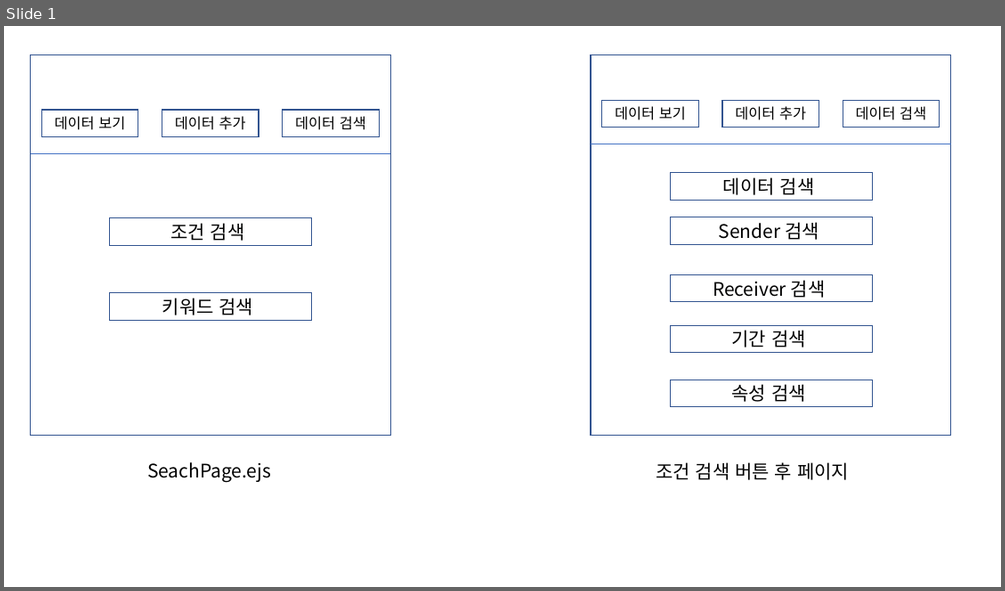
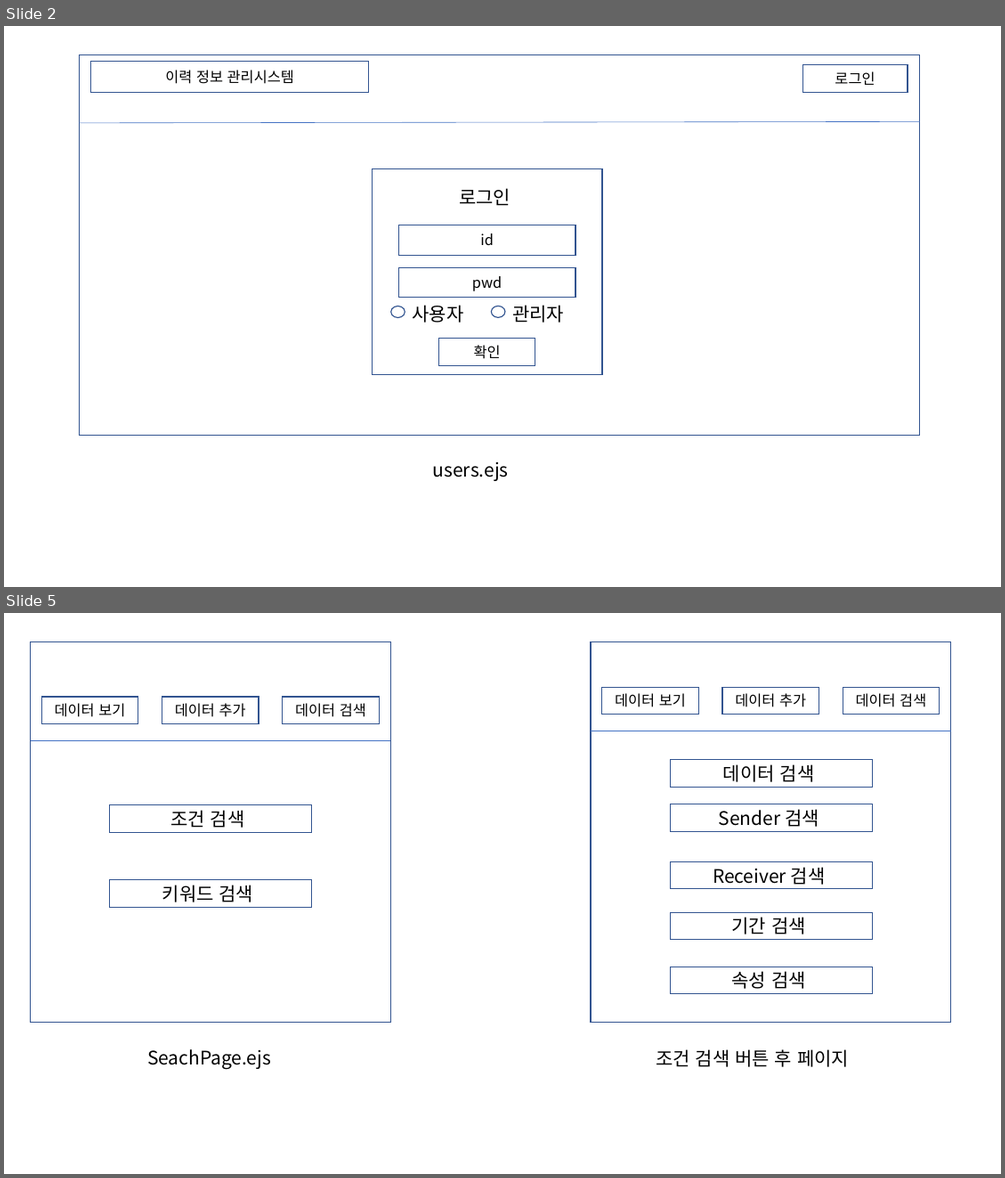
Before and after one commit to YYuJeong/Provenance-Data-Management-System, a slide deck: UI도안.pptx. Shown one above the other, each under a label of ours: slide 1 before the commit, slides 2 and 5 after it; the slides between them are not shown. The pictures are 1005x591 and 1005x1178 pixels, drawn with LibreOffice and Linux fonts; fonts in the diff are those of the drawing. Boxes give left, top, right and bottom in pixels: in the first picture for what was removed or moved away, otherwise in the second. Text is boxed around its words. In the diff, an @@ line names an element or a change of style, - is before the commit and + after.

Commit message:
- UI  로그인 부분 추가

```diff
--- a/UI도안.pptx
+++ b/UI도안.pptx
@@ slide 2 added at box(4, 26, 1001, 587), background #FFFFFF @@
@@ rectangle added at box(79, 55, 920, 435), outline #325491 1 pt @@
@@ rectangle added at box(91, 61, 369, 93), outline #325491 1 pt, 14 pt, text #000000 @@
+이력 정보 관리시스템
@@ rectangle added at box(802, 65, 907, 93), outline #325491 1 pt, 14 pt, text #000000 @@
+로그인
@@ line added from (79, 123) to (920, 122), #4472C4 0.5 pt @@
@@ rectangle added at box(372, 168, 602, 375), outline #325491 1 pt @@
@@ text added at box(459, 188, 510, 206), 18 pt, text #000000 @@
+로그인
@@ rectangle added at box(399, 224, 576, 255), outline #325491 1 pt, 14 pt, text #000000 @@
+id
@@ rectangle added at box(399, 267, 576, 297), outline #325491 1 pt, 14 pt, text #000000 @@
+pwd
@@ ellipse added at box(391, 305, 405, 317), outline #325491 1 pt @@
@@ text added at box(413, 305, 464, 322), 18 pt, text #000000 @@
+사용자
@@ ellipse added at box(492, 305, 506, 317), outline #325491 1 pt @@
@@ text added at box(512, 305, 564, 322), 18 pt, text #000000 @@
+관리자
@@ rectangle added at box(438, 338, 535, 365), outline #325491 1 pt, 14 pt, text #000000 @@
+확인
@@ text added at box(433, 462, 509, 481), 18 pt, text #000000 @@
+users.ejs
@@ what was slide 1 is now slide 5 @@
```
Also in this commit, not shown: 3 other slides added.
